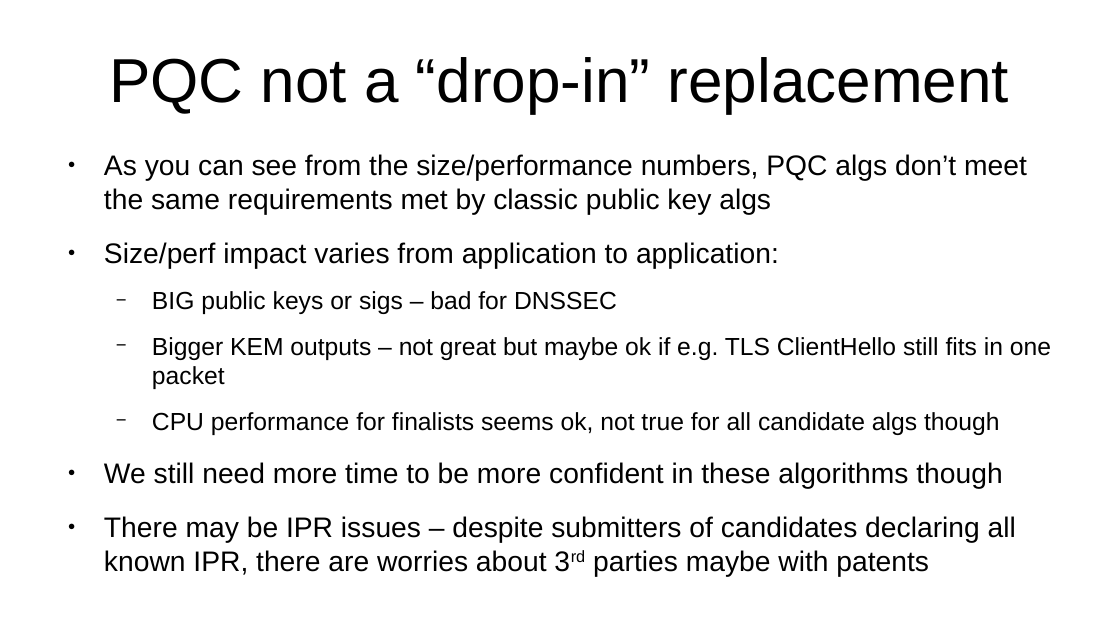
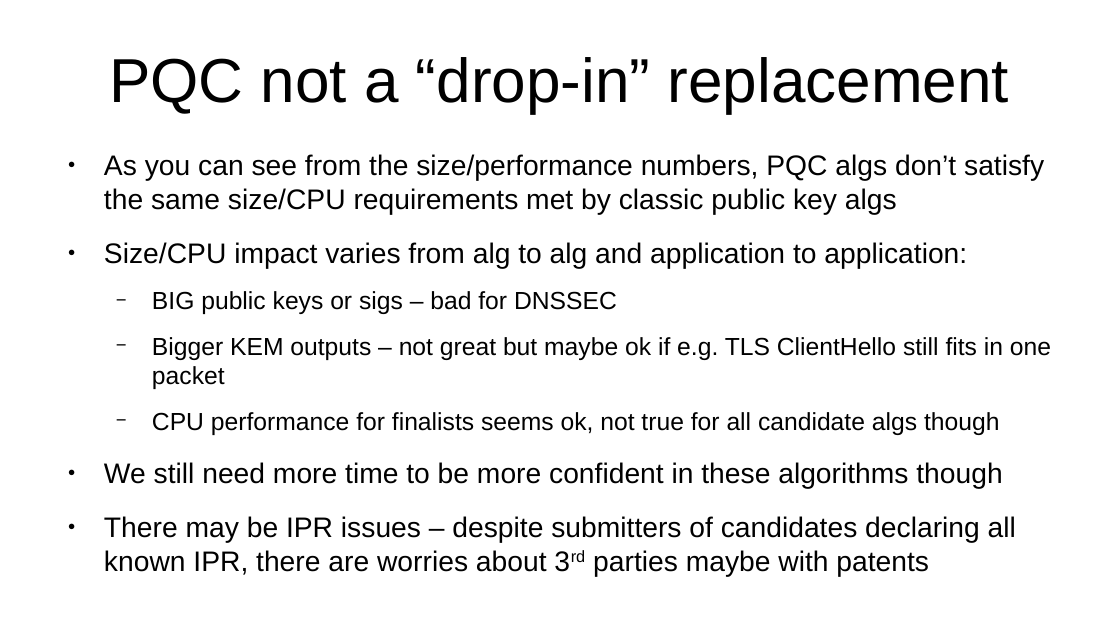
Before and after one commit to sftcd/cs7053, a slide deck: slide 11 of 2022lectures/05-pqc.odp. Drawn at 1120x630 pixels with LibreOffice and Linux fonts; fonts in the diff are those of the drawing. Boxes give left, top, right and bottom in pixels: in the first picture for what was removed or moved away, otherwise in the second. Text is boxed around its words. In the diff, an @@ line names an element or a change of style, - is before the commit and + after.

```diff
--- a/2022lectures/05-pqc.odp
+++ b/2022lectures/05-pqc.odp
@@ text at [104, 154, 1044, 269]: text changed @@
-● As you can see from the size/performance numbers, PQC algs don’t meet the same requirements met by classic public key algs
-● Size/perf impact varies from application to application:
+● As you can see from the size/performance numbers, PQC algs don’t satisfy the same size/CPU requirements met by classic public key algs
+● Size/CPU impact varies from alg to alg and application to application:
```
Also in this commit, not shown: 11 other slides changed, 2 other files.
